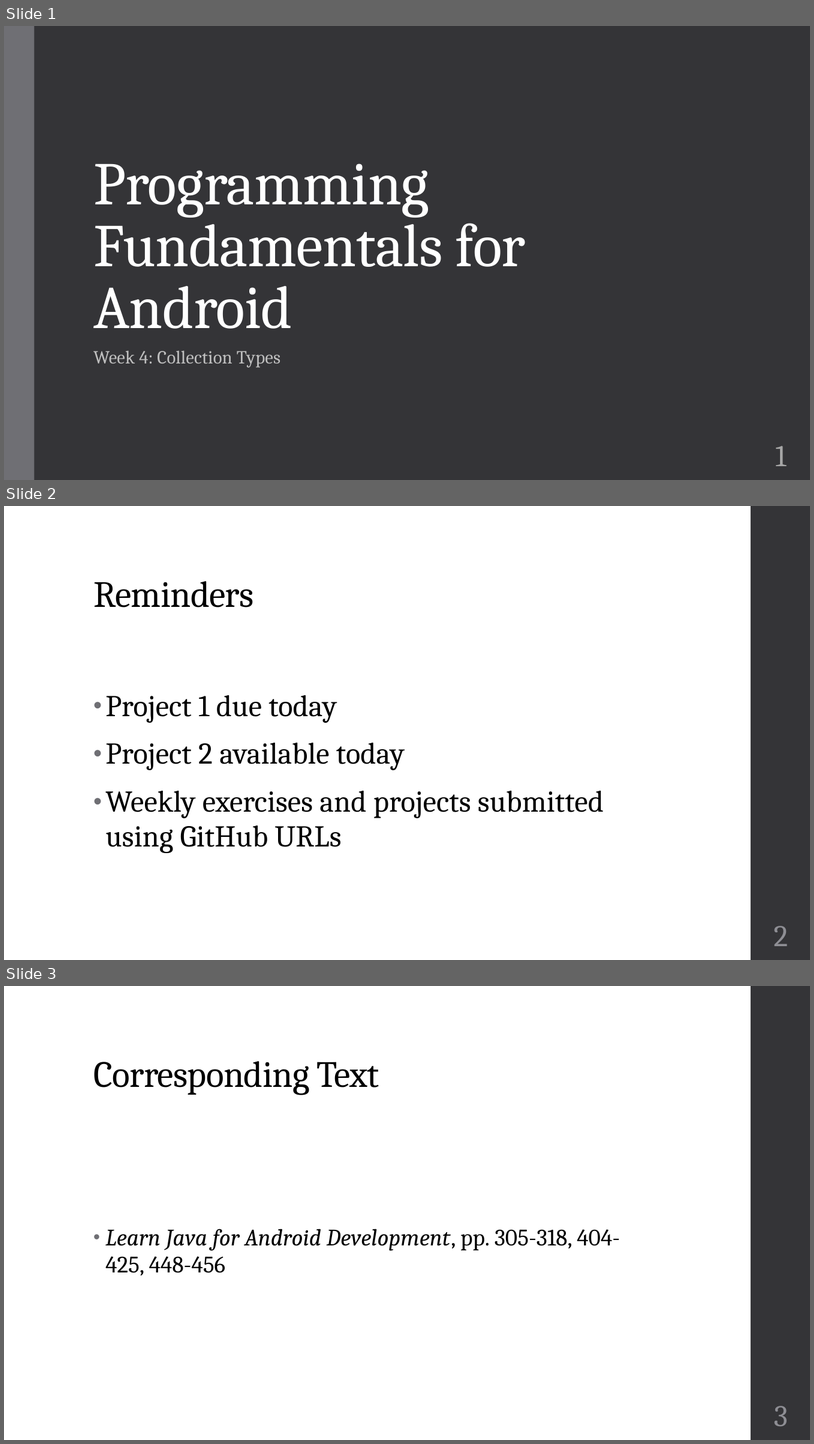
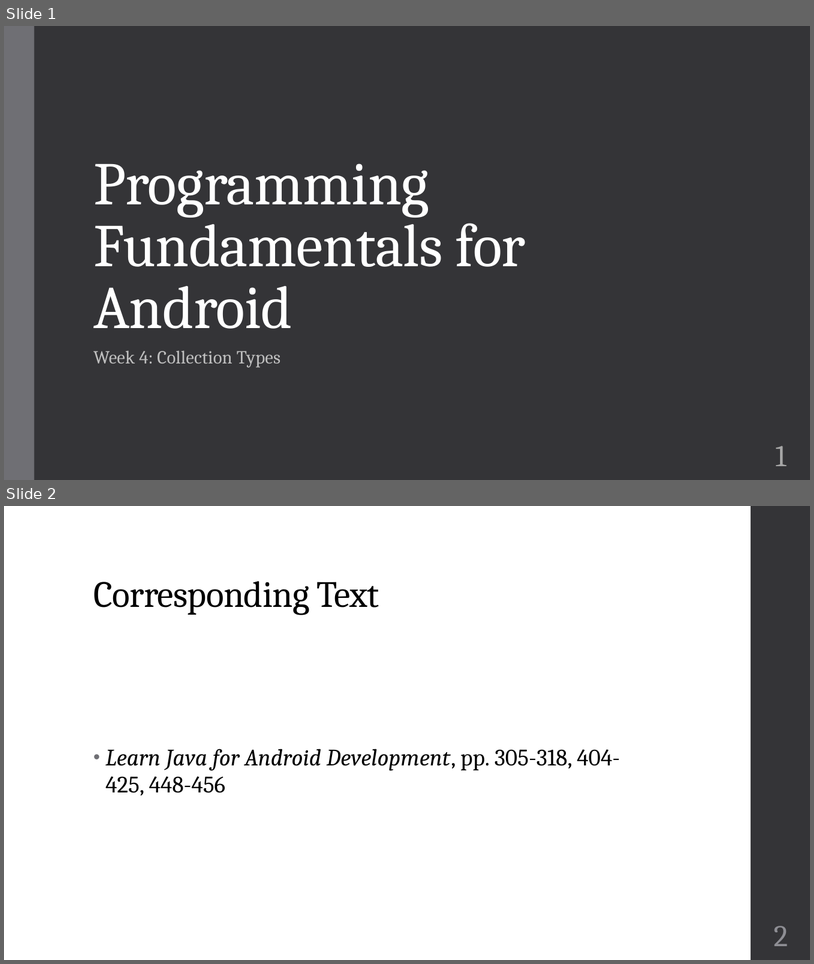
Before and after one commit to zarthur/CSCC-Fundamentals-Android-Notes, a slide deck: week_04/week_04.pptx. Shown one above the other, each under a label of ours: slides 1, 2 and 3 before the commit, slides 1 and 2 after it. The pictures are 814x1444 and 814x964 pixels, drawn with LibreOffice and Linux fonts; fonts in the diff are those of the drawing. Boxes give left, top, right and bottom in pixels: in the first picture for what was removed or moved away, otherwise in the second. Text is boxed around its words. In the diff, an @@ line names an element or a change of style, - is before the commit and + after.

```diff
--- a/week_04/week_04.pptx
+++ b/week_04/week_04.pptx
@@ slide 2 removed at (4,506,810,960), background #FFFFFF; not listed: 1 template element that a slide beside it also shows @@
@@ title removed at (93,581,254,607) @@
-Reminders
@@ text removed at (105,695,604,853) @@
-• Project 1 due today
-• Project 2 available today
-• Weekly exercises and projects submitted using GitHub URLs
@@ page number removed at (774,925,788,946) @@
-2
@@ what was slide 3 is now slide 2 @@
@@ page number at (774,925,788,946): text changed @@
-3
+2
```
Also in this commit, not shown: 1 slide changed, 1 other file.
